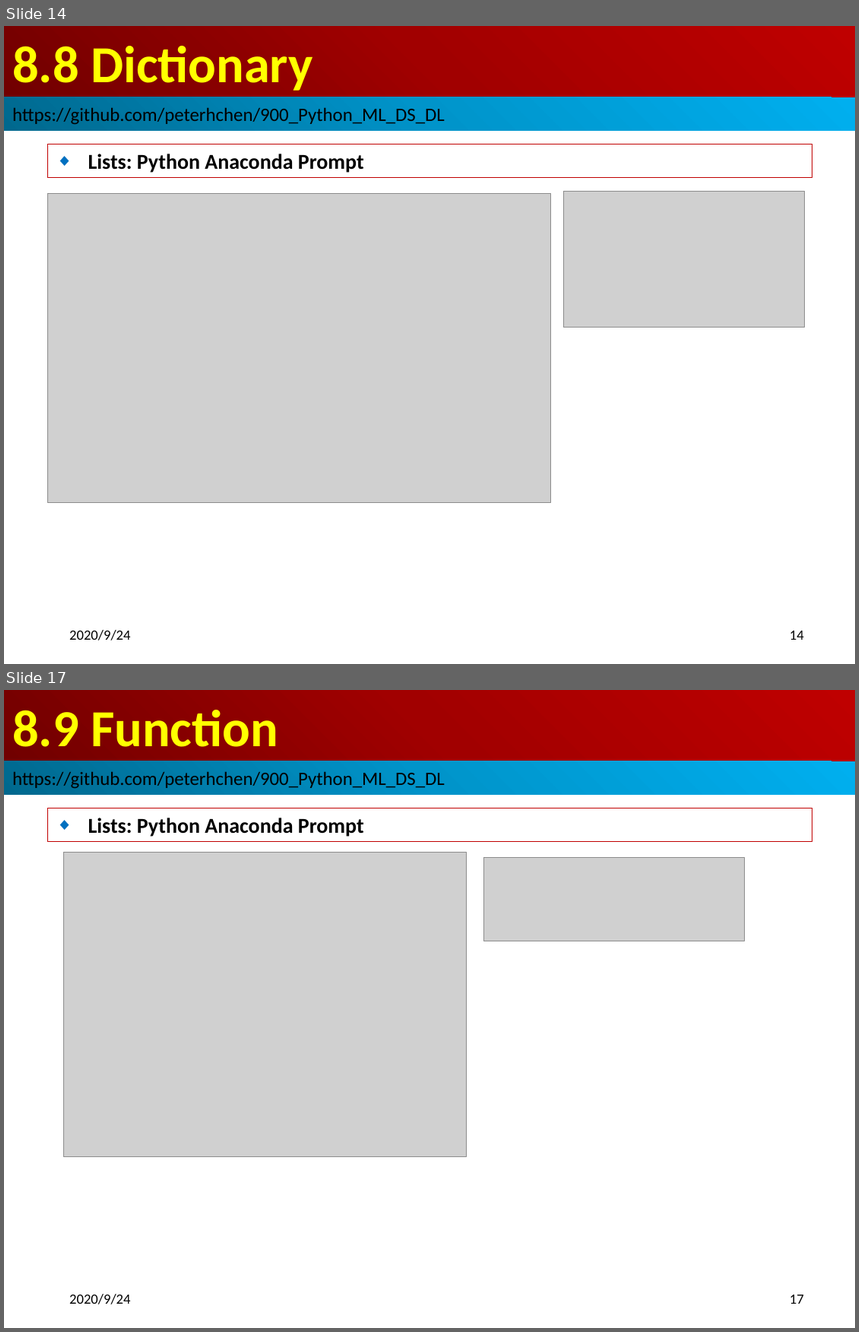
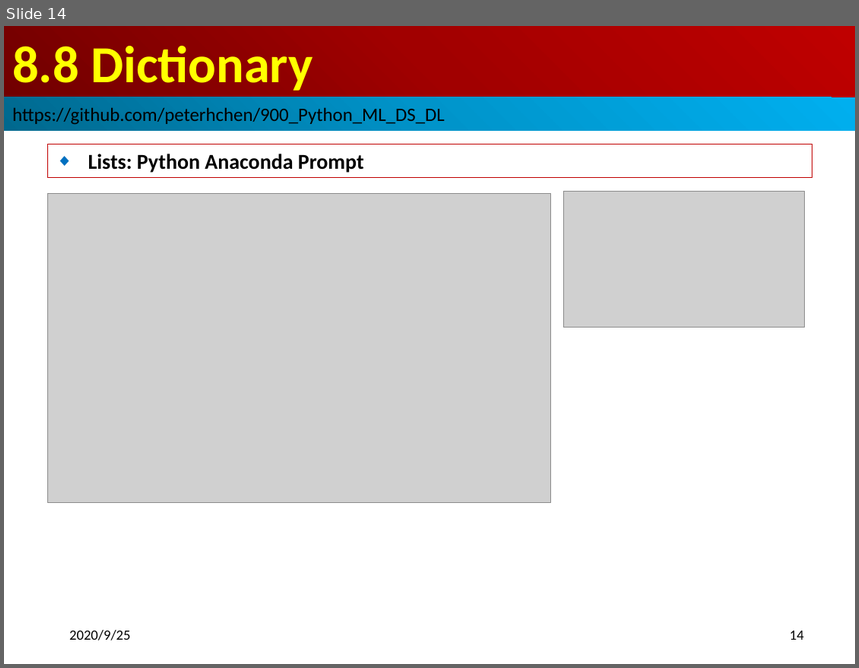
Before and after one commit to peterhchen/900_Python_ML_DS_DL, a slide deck: 008_ListTupleDict.pptx. Shown one above the other, each under a label of ours: slides 14 and 17 before the commit, slide 14 after it; the slides between them are not shown. The pictures are 859x1332 and 859x668 pixels, drawn with LibreOffice and Linux fonts; fonts in the diff are those of the drawing; grey boxes stand for pictures. Boxes give left, top, right and bottom in pixels: in the first picture for what was removed or moved away, otherwise in the second. Text is boxed around its words. In the diff, an @@ line names an element or a change of style, - is before the commit and + after.

```diff
--- a/008_ListTupleDict.pptx
+++ b/008_ListTupleDict.pptx
@@ slide 17 removed at [4,690,855,1328], background #FFFFFF @@
@@ title removed at [4,690,855,761] @@
-8.9 Function
@@ rectangle removed at [4,761,855,795] @@
-https://github.com/peterhchen/900_Python_ML_DS_DL
@@ subtitle removed at [47,809,813,841] @@
-◆ Lists: Python Anaconda Prompt
@@ picture removed at [63,853,466,1157] @@
@@ picture removed at [484,858,744,941] @@
@@ text removed at [69,1294,131,1305] @@
-2020/9/24
@@ page number removed at [790,1295,804,1304] @@
-17
@@ slide 14 changed as well @@
@@ text at [69,630,131,641]: text changed @@
-2020/9/24
+2020/9/25
```
Also in this commit, not shown: 14 other slides changed, 2 other slides removed, 2 other files.
